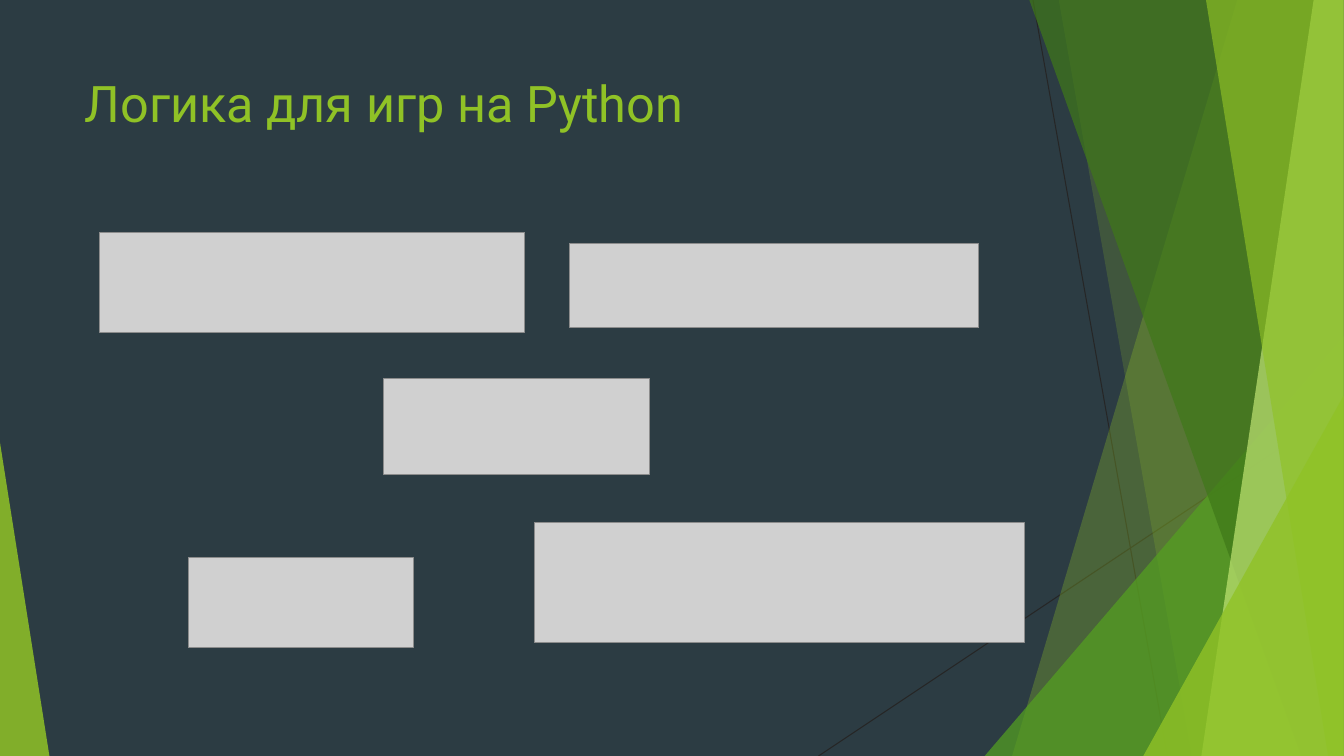
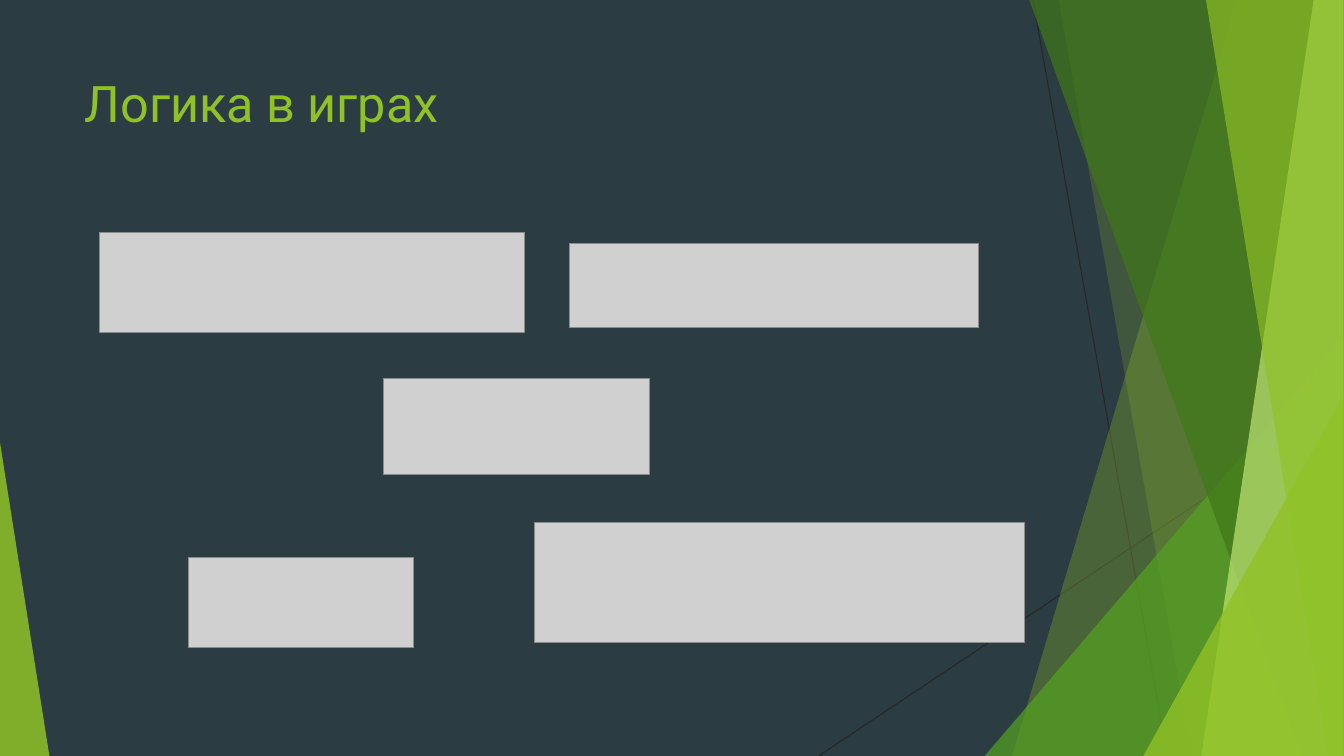
Before and after one commit to Yegor9151/for_corund, a slide deck: slide 12 of python/module 1/presentation/МК по Python.pptx. Drawn at 1344x756 pixels with LibreOffice and Linux fonts; fonts in the diff are those of the drawing; grey boxes stand for pictures. Boxes give left, top, right and bottom in pixels: in the first picture for what was removed or moved away, otherwise in the second. Text is boxed around its words. In the diff, an @@ line names an element or a change of style, - is before the commit and + after.

```diff
--- a/python/module 1/presentation/МК по Python.pptx
+++ b/python/module 1/presentation/МК по Python.pptx
@@ title at <box>85,86,439,132</box>: text changed @@
-Логика для игр на Python
+Логика в играх
```
Also in this commit, not shown: 7 other slides changed, 14 slides removed.
